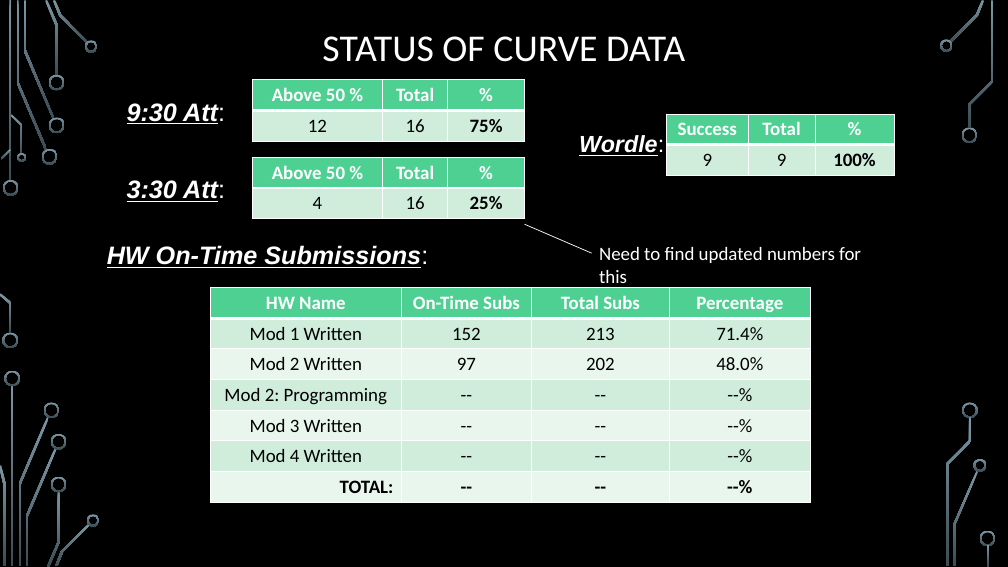
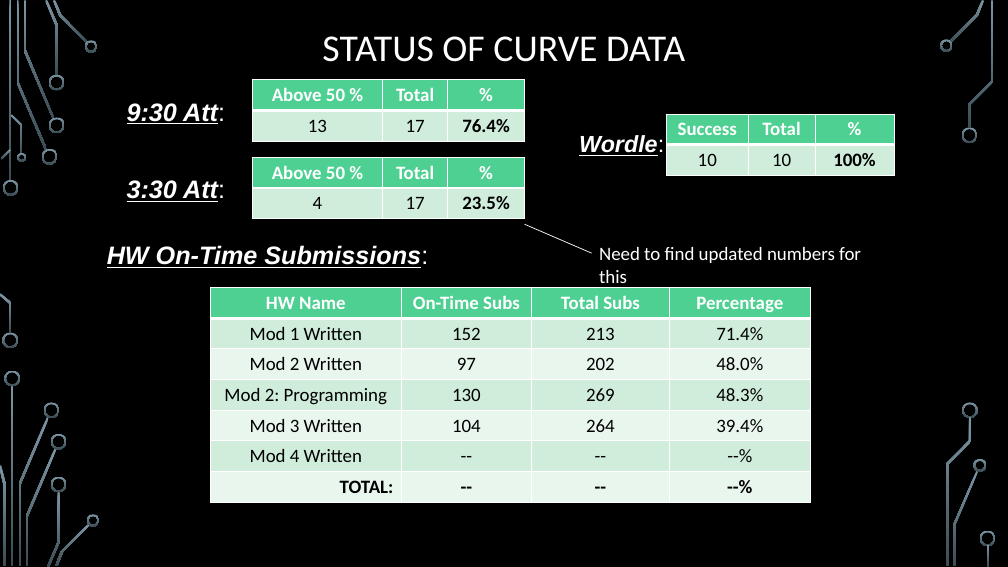
Before and after one commit to markfloryan/dmt2, a slide deck: slide 17 of slides/00-DailyAnnouncements.pptx (slide 16 before the commit). Drawn at 1008x567 pixels with LibreOffice and Linux fonts; fonts in the diff are those of the drawing; background and template pictures are left out. Boxes give left, top, right and bottom in pixels: in the first picture for what was removed or moved away, otherwise in the second. Text is boxed around its words. In the diff, an @@ line names an element or a change of style, - is before the commit and + after.

```diff
--- a/slides/00-DailyAnnouncements.pptx
+++ b/slides/00-DailyAnnouncements.pptx
@@ table at <box>253,80,525,141</box> @@
-row 2: 12 | 16 | 75%
+row 2: 13 | 17 | 76.4%
@@ table at <box>667,114,895,175</box> @@
-row 2, column 1: 9
+row 2, column 1: 10
-row 2, column 2: 9
+row 2, column 2: 10
@@ table at <box>253,157,525,219</box> @@
-row 2, column 2: 16
+row 2, column 2: 17
-row 2, column 3: 25%
+row 2, column 3: 23.5%
@@ table at <box>211,287,811,502</box> @@
-row 4: Mod 2: Programming | -- | -- | --%
+row 4: Mod 2: Programming | 130 | 269 | 48.3%
-row 5: Mod 3 Written | -- | -- | --%
+row 5: Mod 3 Written | 104 | 264 | 39.4%
```
Also in this commit, not shown: 1 slide added, 1 other file.
